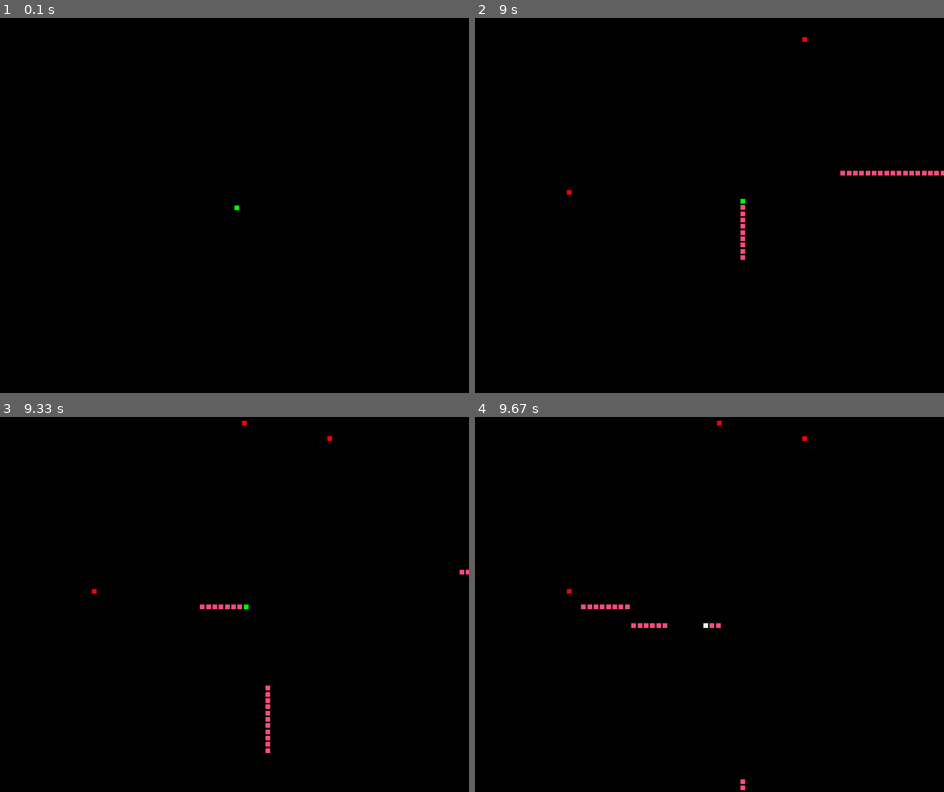
Above: before the commit, frames 1-4 (two rows, left to right).
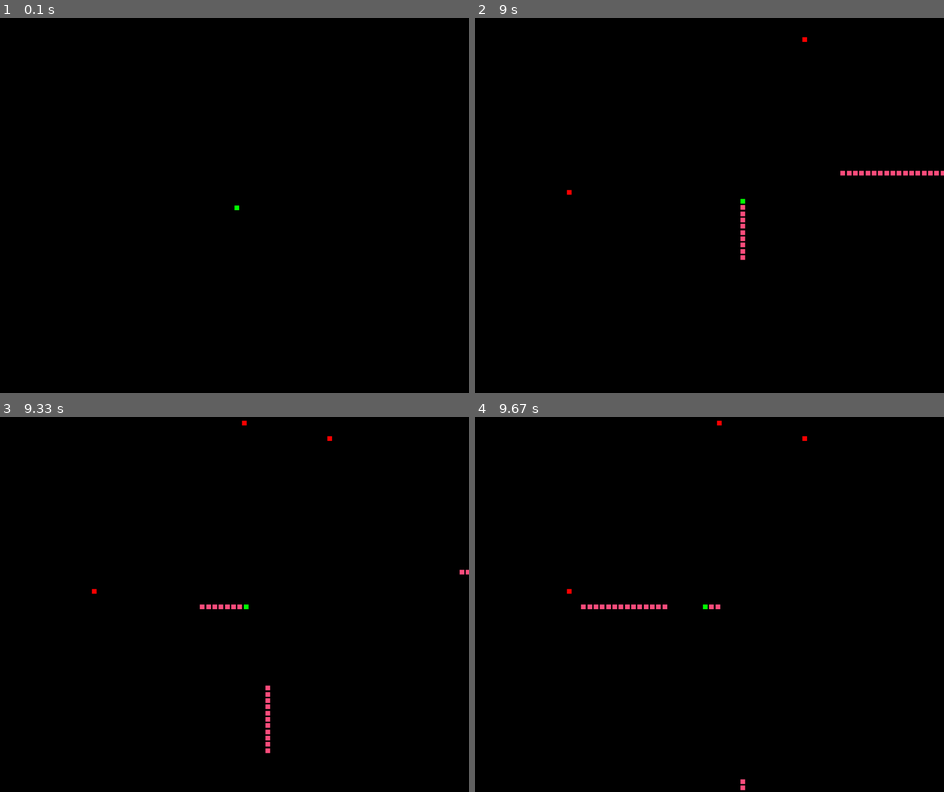
Above: after the commit, the same moments.

Repository: DominantaDev/battlepygame
Game: pygame game, started from main.py
Two runs of this game, one before a commit and one after it. Both use one fixed random seed, a clock stepped at 60 frames per second and the inputs below.
Inputs:
- Up to frame 1 (0.1 s): no input
- Up to frame 2 (9 s): hold Right 0.33-0.8 s; hold Up 0.83-1.13 s; hold W 0.83-1.13 s; hold Right 1.17-1.63 s; hold D 1.17-1.63 s; hold Left 1.67-2.2 s; hold A 1.67-2.2 s; hold Down 2.23-2.53 s; hold S 2.23-2.53 s; hold Left 2.57-2.97 s; hold A 2.57-2.97 s; hold Up 3-3.37 s; hold W 3-3.37 s; hold Right 3.4-4.03 s; hold D 3.4-4.03 s; hold Down 4.07-4.43 s; hold S 4.07-4.43 s; hold Left 4.47-4.93 s; hold A 4.47-4.93 s; hold Right 4.97-5.43 s; hold D 4.97-5.43 s; hold Up 5.47-5.77 s; hold W 5.47-5.77 s; hold Right 5.8-6.27 s; hold D 5.8-6.27 s; hold Left 6.3-6.83 s; hold A 6.3-6.83 s; hold Down 6.87-7.17 s; hold S 6.87-7.17 s; hold Left 7.2-7.6 s; hold A 7.2-7.6 s; hold Up 7.63-8 s; hold W 7.63-8 s; hold Right 8.03-8.67 s; hold D 8.03-8.67 s; hold Down from 8.7 s (still down); hold S from 8.7 s (still down)
- Up to frame 3 (9.33 s): release Down at 9.07 s; release S at 9.07 s; hold Left from 9.1 s (still down); hold A from 9.1 s (still down)
- Up to frame 4 (9.67 s): release Left at 9.57 s; release A at 9.57 s; hold Right from 9.6 s (still down); hold D from 9.6 s (still down)

Frames 1-3 are identical in both runs. In frame 4, 0.2% of the frame differs, in the area x 33-53%, y 50-57%.

Commit message:
0.2.2 - versiya s rabochimi hitboxsami!!!

Diff:
--- a/classes/timer.py
+++ b/classes/timer.py
@@ -19,7 +19,7 @@
     @staticmethod
     def UpdateAll(time: int):
         """В МС!!!"""
-        for i in Timer.ALL:
+        for i in Timer.ALL.copy():
             # print(f"{time}-{i.now} >= {i.delta} >>> {i.run}")
             if time-i.now >= i.delta:
                 i.now = time
--- a/components/hp.py
+++ b/components/hp.py
@@ -9,7 +9,7 @@
     def __init__(
             self,
             value: int = 100,
-            invul_frames: int = 3000
+            invul_frames: int = 1000
     ):
         """invul_frames в мс"""
         super().__init__(type(self)._name)
--- a/main.py
+++ b/main.py
@@ -62,6 +62,6 @@
 
     # Cycle-end
     pygame.display.update()
-    world.screen.fill(consts.BLACK)
+    world.screen.fill(world.screen_color)
 
 pygame.quit()
--- a/systems/collider_system.py
+++ b/systems/collider_system.py
@@ -39,7 +39,7 @@
             tr = first.GetComponent(EC.TRANSFORM)
             tr2 = second.GetComponent(EC.TRANSFORM)
             return all([(min(tr.pos.x+tr.scale.x, tr2.pos.x+tr2.scale.x) -
-                        max(tr.pos.x, tr2.pos.x)) >= 0,
-                       (min(tr.pos.y+tr.scale.y, tr2.pos.y+tr2.scale.y) -
-                        max(tr.pos.y, tr2.pos.y) > 0) >= 0])
+                         max(tr.pos.x, tr2.pos.x)) >= 0,
+                        (min(tr.pos.y+tr.scale.y, tr2.pos.y+tr2.scale.y) -
+                         max(tr.pos.y, tr2.pos.y)) >= 0])
         return False
--- a/systems/damage_system.py
+++ b/systems/damage_system.py
@@ -24,7 +24,8 @@
 
             ren = victim.GetComponent(EC.RENDER)
             print(ren.color)
+            old_color = ren.color
             Timer(hp_comp.invul_frames, world.now,
-                  lambda: setattr(hp_comp, "invul_status", False) and
-                  setattr(ren, "color", ren.color))
+                  lambda: (setattr(hp_comp, "invul_status", False),
+                           setattr(ren, "color", old_color)))
             ren.color = consts.WHITE
--- a/systems/hp_system.py
+++ b/systems/hp_system.py
@@ -1,6 +1,8 @@
 from classes.enum_components import EC
+import consts
 from systems.system import System
 from classes.object import Object
+import world
 
 
 class HPSystem(System):
@@ -12,3 +14,4 @@
         if hp_comp != None:
             if hp_comp.value <= 0:
                 Object.ALL.remove(entity)
+                world.screen_color = consts.WHITE
--- a/world.py
+++ b/world.py
@@ -1,3 +1,6 @@
+import consts
+
+
 dt = 0
 
 WIDTH = 1000
@@ -7,3 +10,5 @@
 
 screen = None
 now = None
+
+screen_color = consts.BLACK
